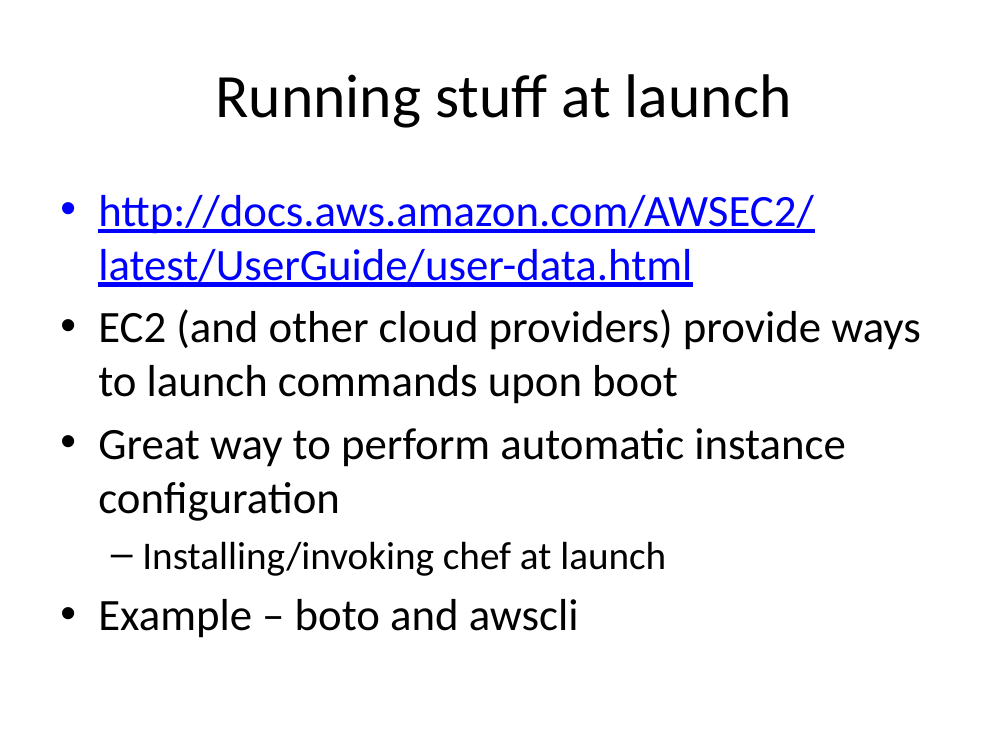
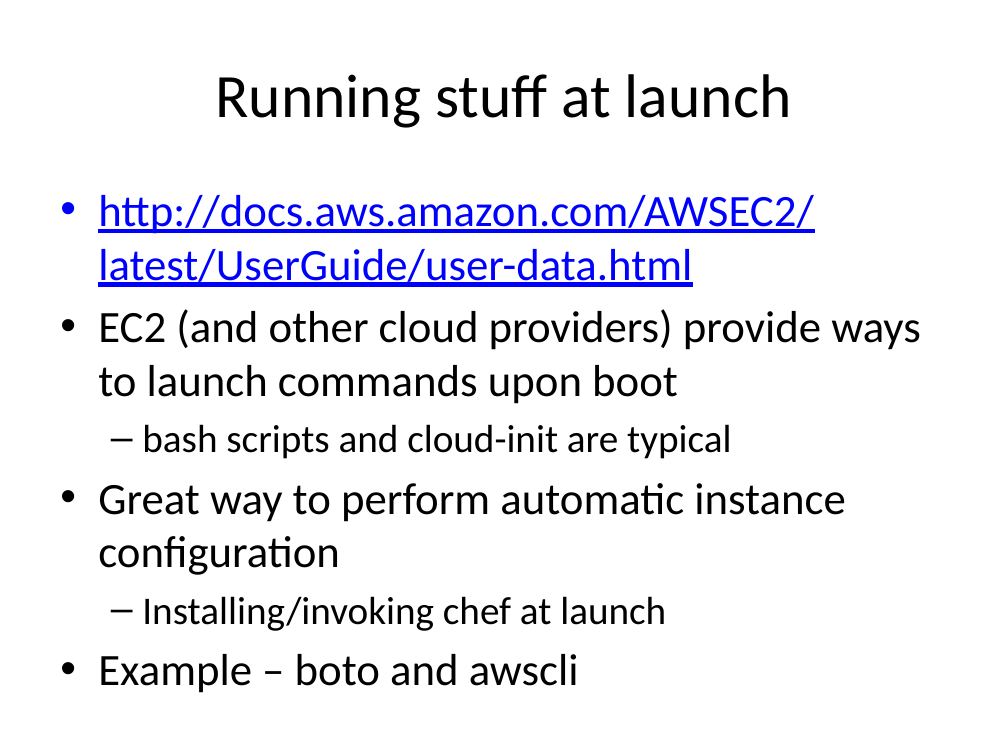
Before and after one commit to Milstein/bsu-cloud-computing, a slide deck: slide 9 of presentation/CloudComputingConfigurationManagement.pptx. Drawn at 1008x756 pixels with LibreOffice and Linux fonts; fonts in the diff are those of the drawing. Boxes give left, top, right and bottom in pixels: in the first picture for what was removed or moved away, otherwise in the second. Text is boxed around its words. In the diff, an @@ line names an element or a change of style, - is before the commit and + after.

```diff
--- a/presentation/CloudComputingConfigurationManagement.pptx
+++ b/presentation/CloudComputingConfigurationManagement.pptx
@@ text at [142,424,731,459]: paragraph added @@
+  – bash scripts and cloud-init are typical
```
Also in this commit, not shown: 10 other slides changed, 2 slides added, 9 other files.
